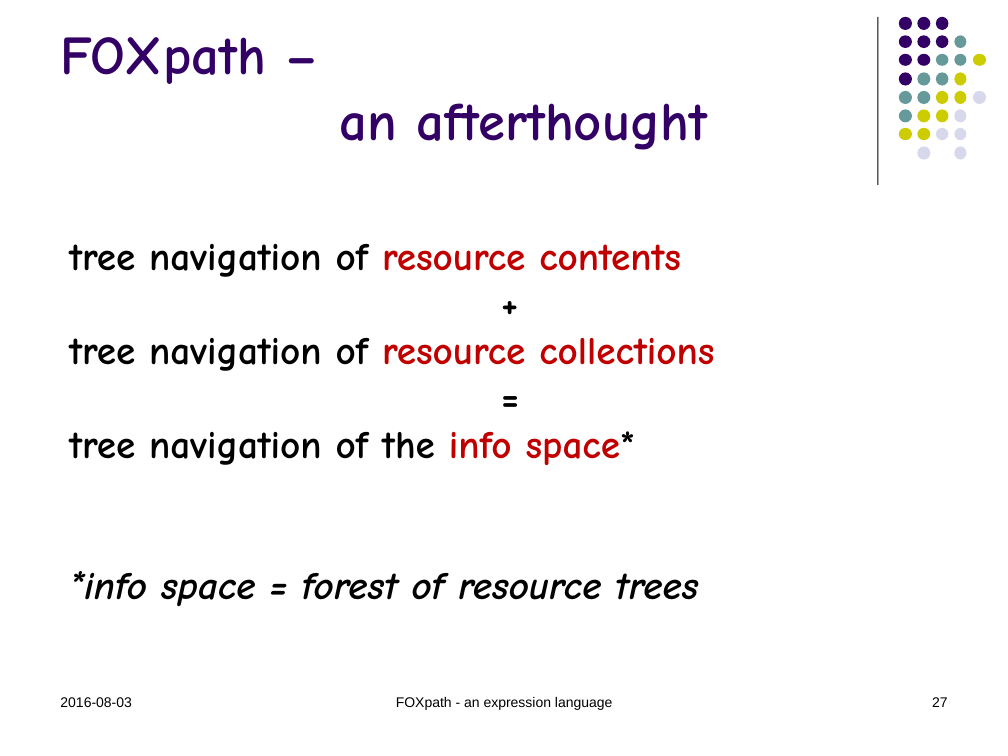
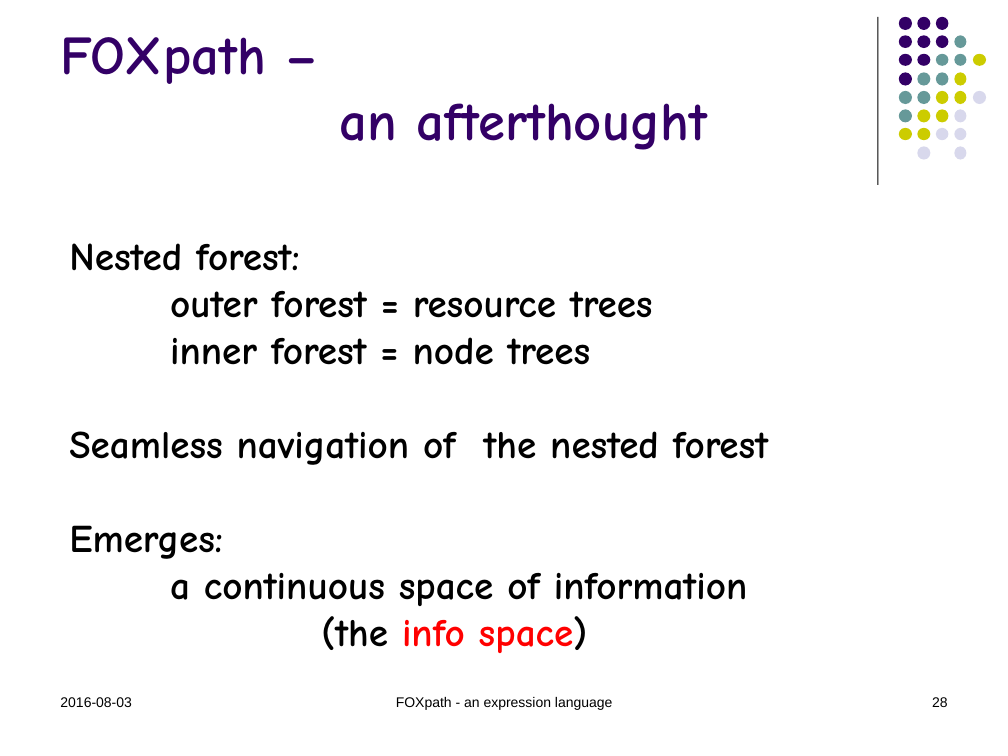
Before and after one commit to hrennau/foxpath, a slide deck: slide 28 of doc/foxpath.pptx (slide 27 before the commit). Drawn at 1008x756 pixels with LibreOffice and Linux fonts; fonts in the diff are those of the drawing. Boxes give left, top, right and bottom in pixels: in the first picture for what was removed or moved away, otherwise in the second. Text is boxed around its words. In the diff, an @@ line names an element or a change of style, - is before the commit and + after.

```diff
--- a/doc/foxpath.pptx
+++ b/doc/foxpath.pptx
@@ text at (69,243,768,653): text changed @@
-tree navigation of resource contents
-+
-tree navigation of resource collections
-=
-tree navigation of the info space*
-*info space = forest of resource trees
+Nested forest:
+outer forest = resource trees
+inner forest = node trees
+Seamless navigation of the nested forest
+Emerges:
+a continuous space of information
+  (the info space)
@@ page number at (932,697,948,707): text changed @@
-27
+28
```
Also in this commit, not shown: 6 other slides changed, 2 slides added, 1 slide removed, 2 other files.
